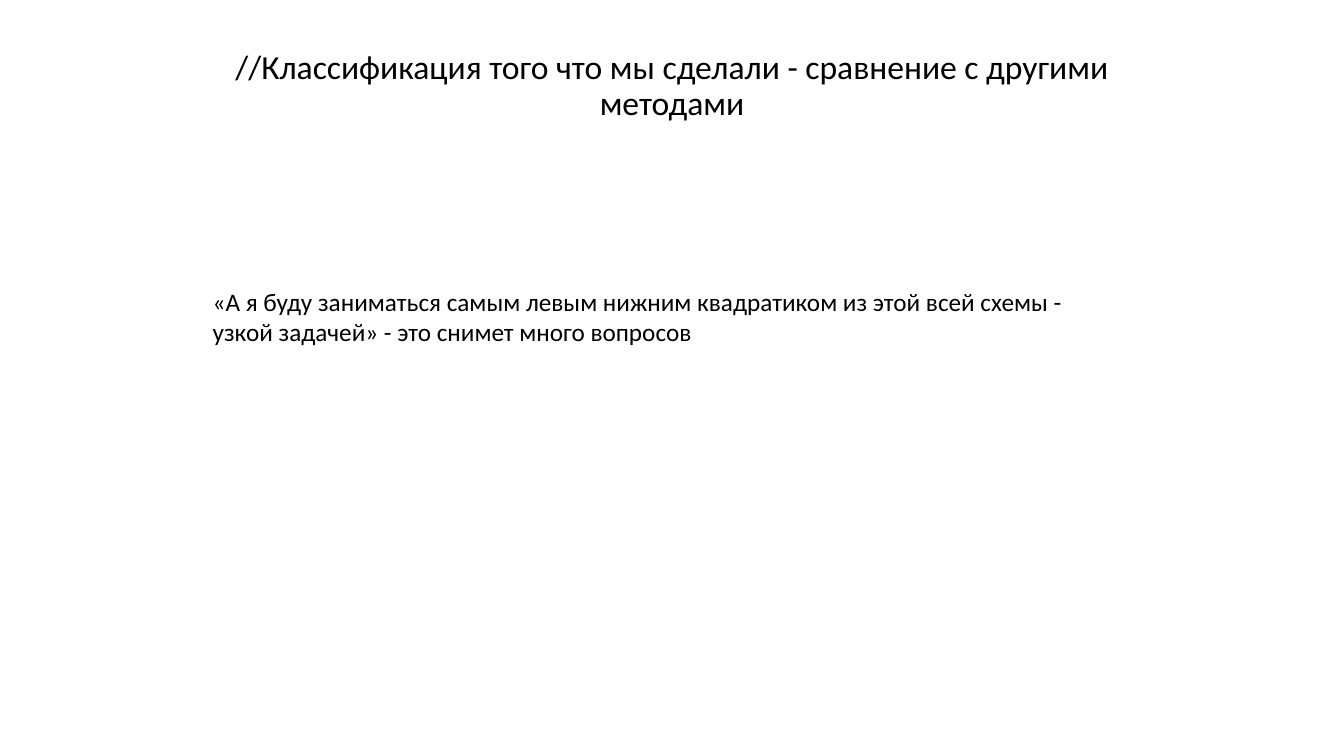
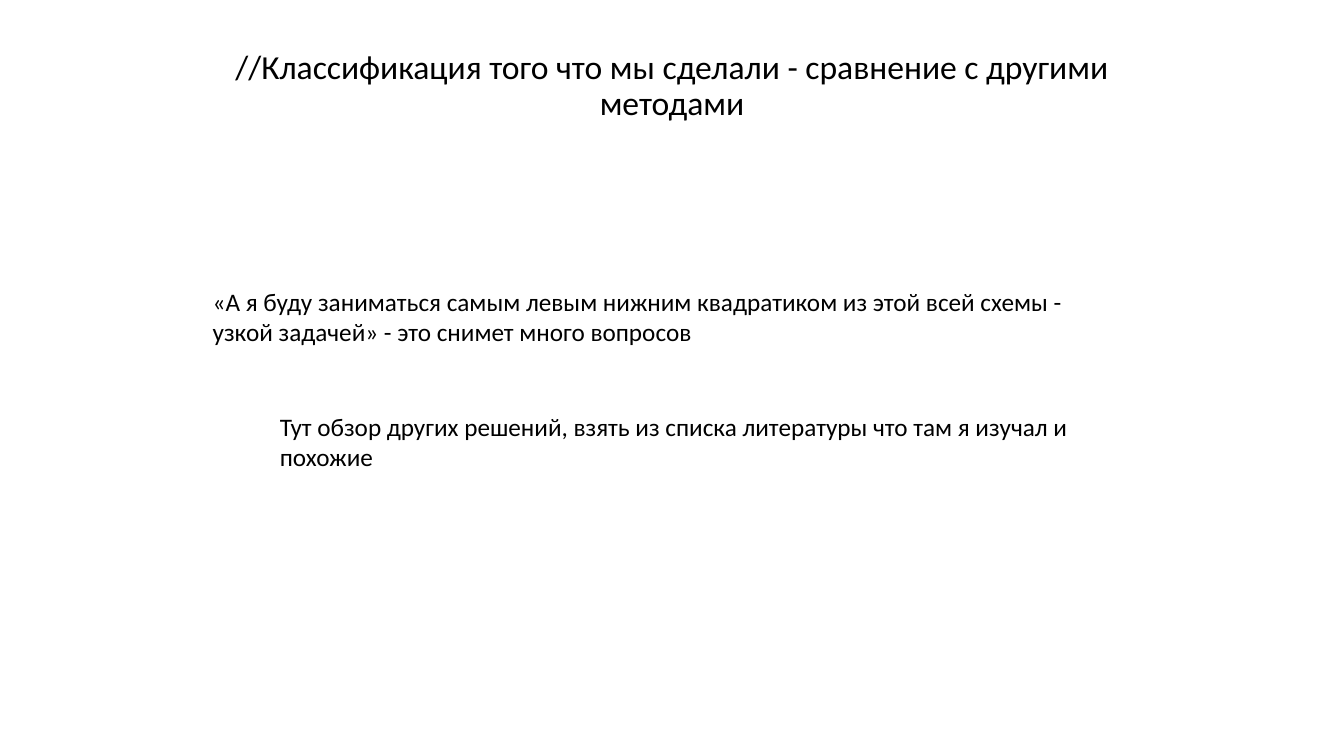
Before and after one commit to Kirmark/bachelor-qualification-work, a slide deck: slide 3 of presentation/presentation.pptx. Drawn at 1344x756 pixels with LibreOffice and Linux fonts; fonts in the diff are those of the drawing. Boxes give left, top, right and bottom in pixels: in the first picture for what was removed or moved away, otherwise in the second. Text is boxed around its words. In the diff, an @@ line names an element or a change of style, - is before the commit and + after.

```diff
--- a/presentation/presentation.pptx
+++ b/presentation/presentation.pptx
@@ text added at [280, 419, 1067, 466], 18 pt, text #000000 @@
+Тут обзор других решений, взять из списка литературы что там я изучал и похожие
```
Also in this commit, not shown: 5 other files.
